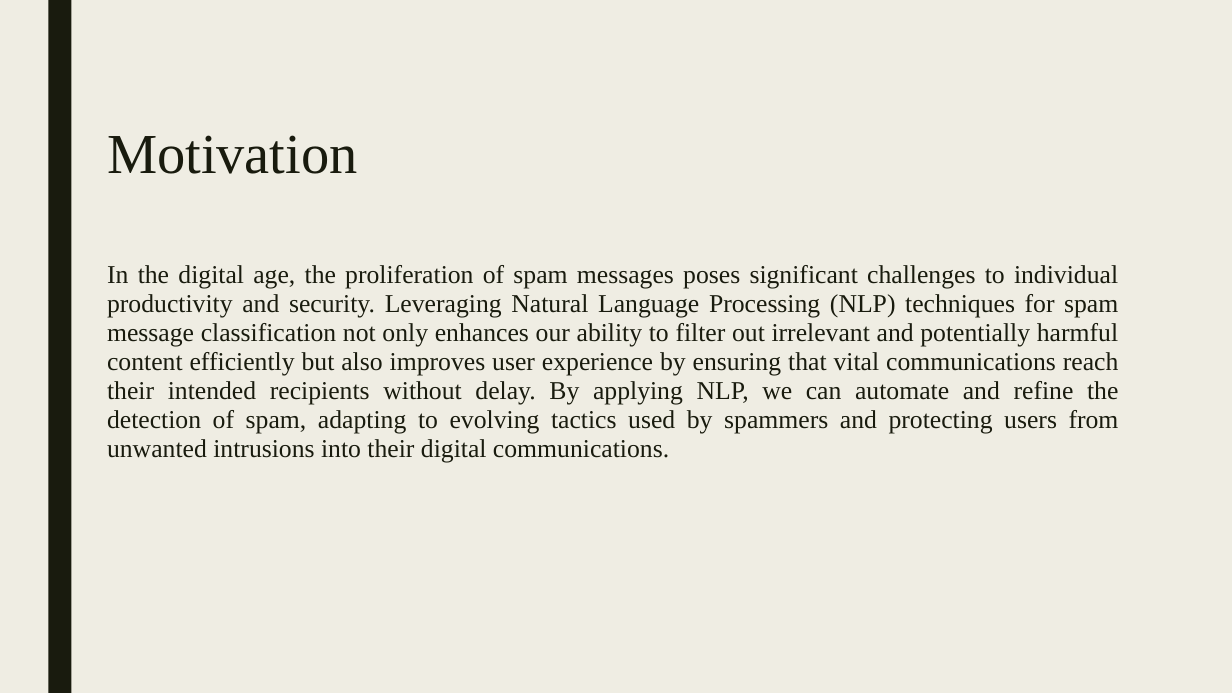
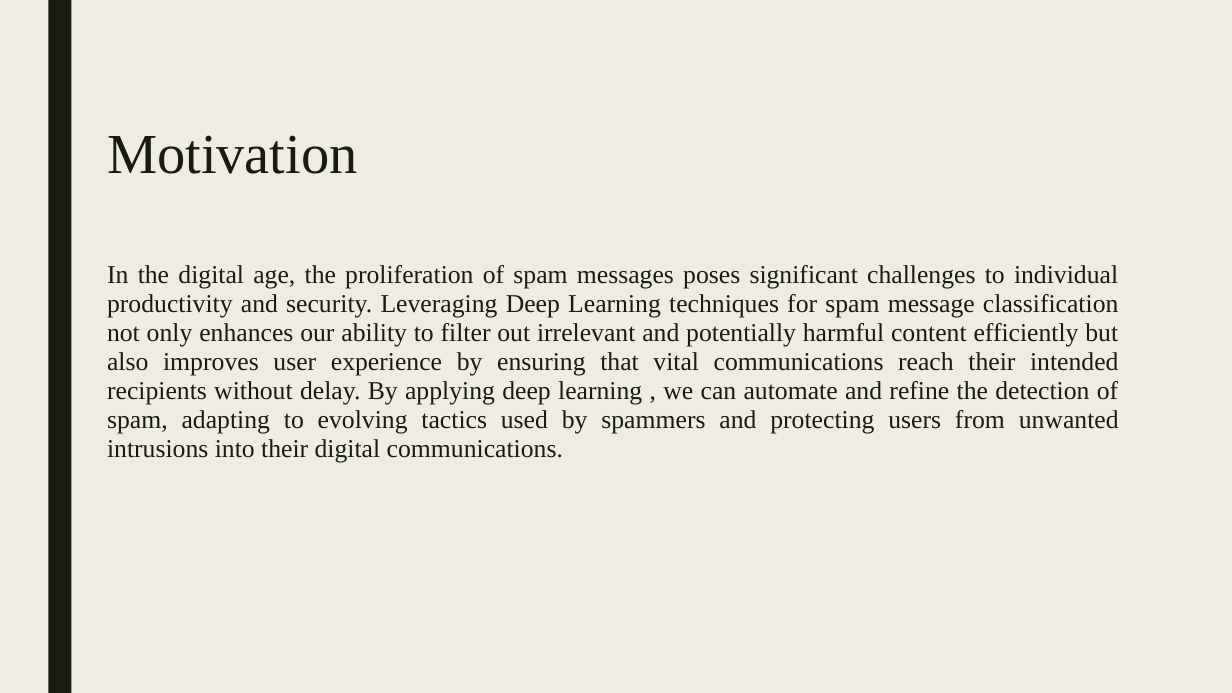
Before and after one commit to PremSai98160/NNDL_Project, a slide deck: slide 2 of NNDL project.pptx (slide 3 before the commit). Drawn at 1232x693 pixels with LibreOffice and Linux fonts; fonts in the diff are those of the drawing. Boxes give left, top, right and bottom in pixels: in the first picture for what was removed or moved away, otherwise in the second. Text is boxed around its words. In the diff, an @@ line names an element or a change of style, - is before the commit and + after.

```diff
--- a/NNDL project.pptx
+++ b/NNDL project.pptx
@@ text at [107,265,1119,462]: text changed @@
-In the digital age, the proliferation of spam messages poses significant challenges to individual productivity and security. Leveraging Natural Language Processing (NLP) techniques for spam message classification not only enhances our ability to filter out irrelevant and potentially harmful content efficiently but also improves user experience by ensuring that vital communications reach their intended recipients without delay. By applying NLP, we can automate and refine the detection of spam, adapting to evolving tactics used by spammers and protecting users from unwanted intrusions into their digital communications.
+In the digital age, the proliferation of spam messages poses significant challenges to individual productivity and security. Leveraging Deep Learning techniques for spam message classification not only enhances our ability to filter out irrelevant and potentially harmful content efficiently but also improves user experience by ensuring that vital communications reach their intended recipients without delay. By applying deep learning , we can automate and refine the detection of spam, adapting to evolving tactics used by spammers and protecting users from unwanted intrusions into their digital communications.
```
Also in this commit, not shown: 3 other slides changed, 1 slide added, 4 slides removed, 7 other files.
